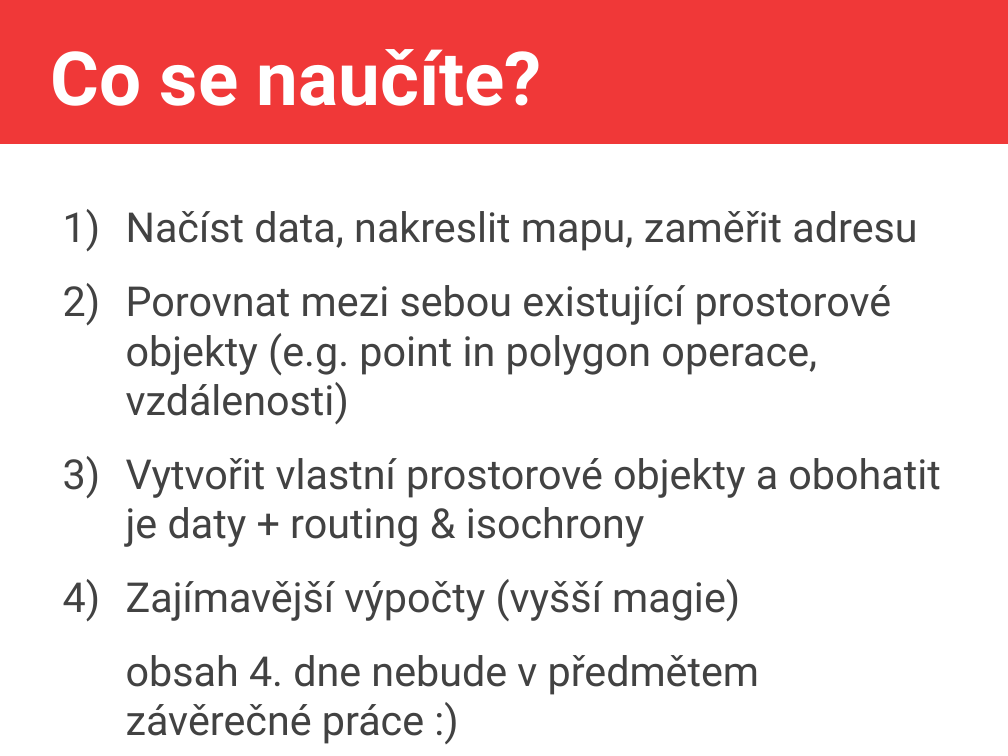
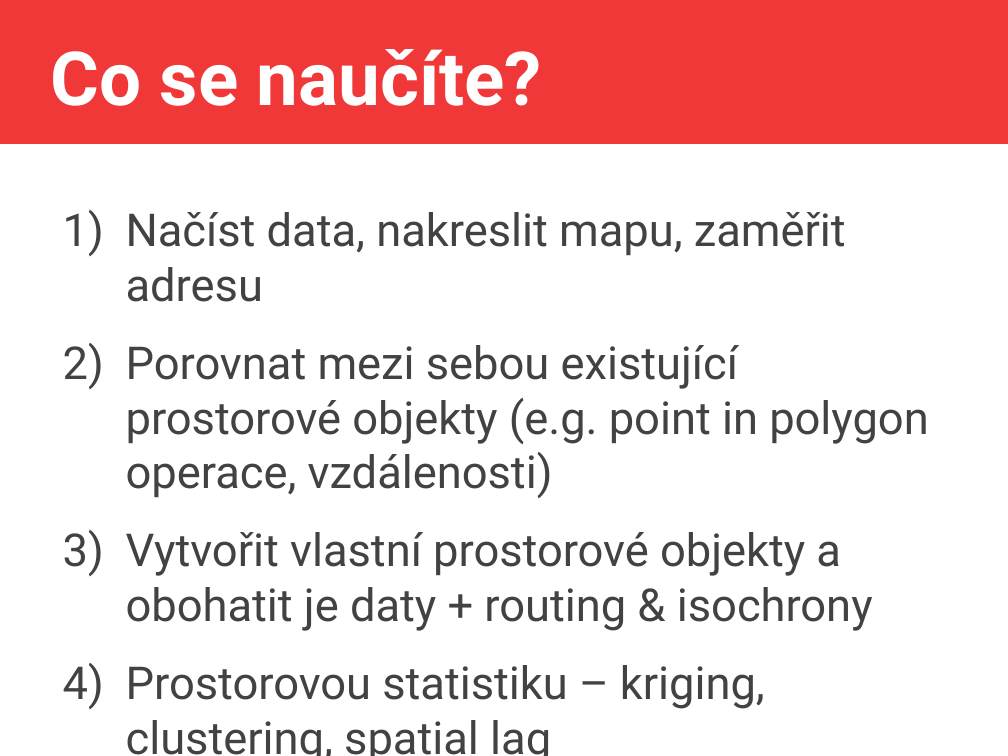
Before and after one commit to jlacko/4EK418, a slide deck: slide 3 of prez/0 - intro 4EK418.odp (slide 4 before the commit). Drawn at 1008x756 pixels with LibreOffice and Linux fonts; fonts in the diff are those of the drawing. Boxes give left, top, right and bottom in pixels: in the first picture for what was removed or moved away, otherwise in the second. Text is boxed around its words. In the diff, an @@ line names an element or a change of style, - is before the commit and + after.

```diff
--- a/prez/0 - intro 4EK418.odp
+++ b/prez/0 - intro 4EK418.odp
@@ text at (x1=126, y1=212, x2=929, y2=631): size 32.5 to 35.7 pt in "Načíst data, nakreslit mapu, zaměřit adresu", "Porovnat mezi sebou existující prostorové objekty (e.g. ...", "Vytvořit vlastní prostorové objekty a obohatit je ..." @@
@@ text at (x1=126, y1=665, x2=765, y2=756): text changed; size 32.5 to 35.7 pt @@
-4) Zajímavější výpočty (vyšší magie)
-obsah 4. dne nebude v předmětem závěrečné práce :)
+4) Prostorovou statistiku – kriging, clustering, spatial lag
```
Also in this commit, not shown: 2 other slides changed, 1 slide removed.
